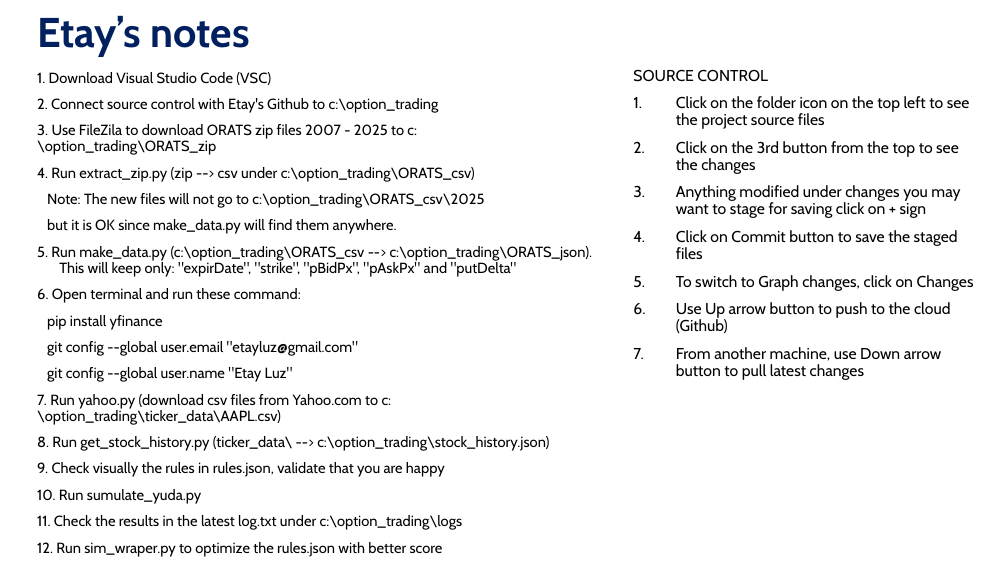
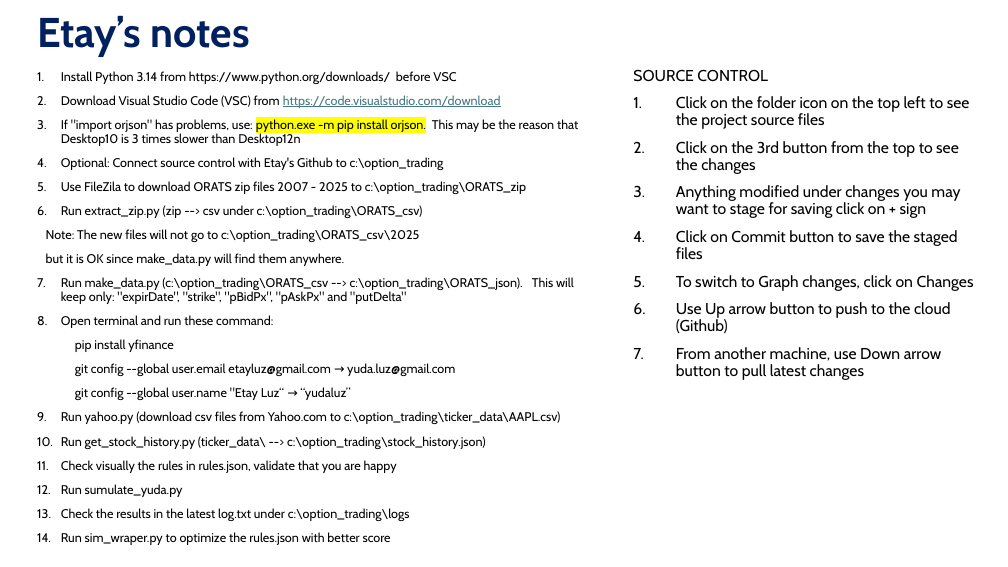
Before and after one commit to etayluz1/option_trading, a slide deck: slide 2 of Option Trading.pptx (slide 7 before the commit). Drawn at 1008x567 pixels with LibreOffice and Linux fonts; fonts in the diff are those of the drawing. Boxes give left, top, right and bottom in pixels: in the first picture for what was removed or moved away, otherwise in the second. Text is boxed around its words. In the diff, an @@ line names an element or a change of style, - is before the commit and + after.

```diff
--- a/Option Trading.pptx
+++ b/Option Trading.pptx
@@ text at bbox=[37, 71, 578, 218]: text changed; size 14 to 12 pt @@
-1. Download Visual Studio Code (VSC)
-2. Connect source control with Etay's Github to c:\option_trading
-3. Use FileZila to download ORATS zip files 2007 - 2025 to c:\option_trading\ORATS_zip
-4. Run extract_zip.py (zip --> csv under c:\option_trading\ORATS_csv)
+1. Install Python 3.14 from https://www.python.org/downloads/ before VSC
+2. Download Visual Studio Code (VSC) from https://code.visualstudio.com/download
+3. If "import orjson" has problems, use: python.exe -m pip install orjson. This may be the reason that Desktop10 is 3 times slower than Desktop12n
+4. Optional: Connect source control with Etay's Github to c:\option_trading
+5. Use FileZila to download ORATS zip files 2007 - 2025 to c:\option_trading\ORATS_zip
+6. Run extract_zip.py (zip --> csv under c:\option_trading\ORATS_csv)
@@ text at bbox=[46, 229, 419, 352]: size 14 to 12 pt in "Note: The new files will not go ...", "but it is OK since make_data.py will ...", "pip install yfinance"; indent changed @@
@@ text at bbox=[37, 277, 574, 328]: text changed; size 14 to 12 pt @@
-5. Run make_data.py (c:\option_trading\ORATS_csv --> c:\option_trading\ORATS_json). This will keep only: "expirDate", "strike", "pBidPx", "pAskPx" and "putDelta"
-6. Open terminal and run these command:
+7. Run make_data.py (c:\option_trading\ORATS_csv --> c:\option_trading\ORATS_json). This will keep only: "expirDate", "strike", "pBidPx", "pAskPx" and "putDelta"
+8. Open terminal and run these command:
@@ text at bbox=[37, 363, 561, 545]: text changed; size 14 to 12 pt @@
-git config --global user.email "etayluz@gmail.com"
-git config --global user.name "Etay Luz"
-7. Run yahoo.py (download csv files from Yahoo.com to c:\option_trading\ticker_data\AAPL.csv)
-8. Run get_stock_history.py (ticker_data\ --> c:\option_trading\stock_history.json)
-9. Check visually the rules in rules.json, validate that you are happy
-10. Run sumulate_yuda.py
-11. Check the results in the latest log.txt under c:\option_trading\logs
-12. Run sim_wraper.py to optimize the rules.json with better score
+git config --global user.email etayluz@gmail.com → yuda.luz@gmail.com
+git config --global user.name "Etay Luz“ → “yudaluz”
+9. Run yahoo.py (download csv files from Yahoo.com to c:\option_trading\ticker_data\AAPL.csv)
+10. Run get_stock_history.py (ticker_data\ --> c:\option_trading\stock_history.json)
+11. Check visually the rules in rules.json, validate that you are happy
+12. Run sumulate_yuda.py
+13. Check the results in the latest log.txt under c:\option_trading\logs
+14. Run sim_wraper.py to optimize the rules.json with better score
```
Also in this commit, not shown: 3 other slides changed, 1 slide added, 2 other files.
